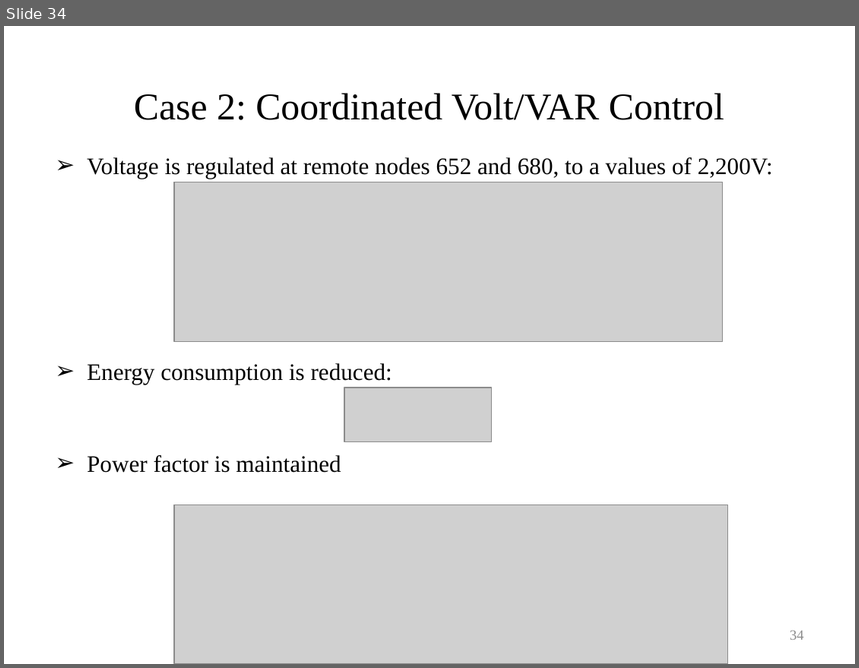
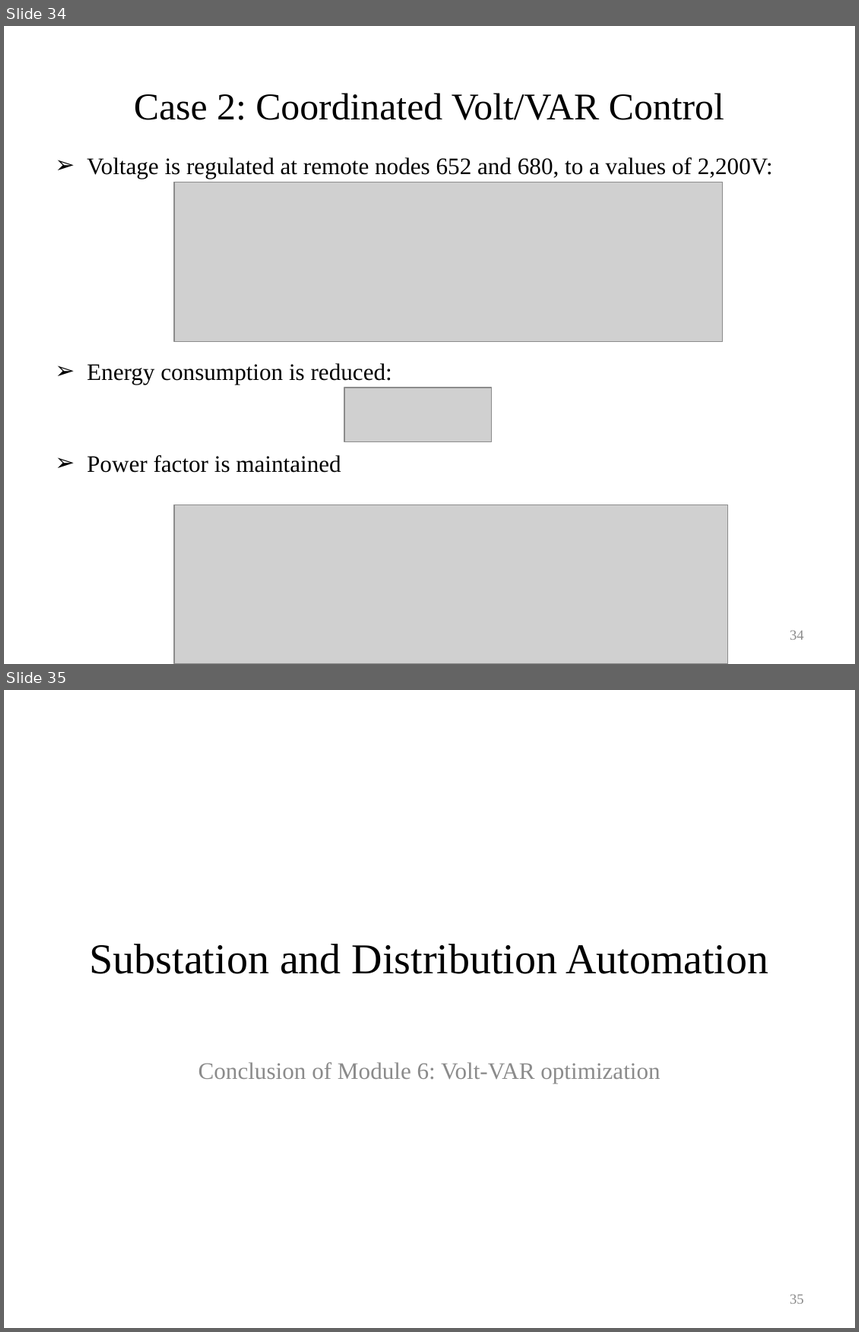
Before and after one commit to gridlab-d/course, a slide deck: University of Washington Class/Module 6 - Volt-VAR optimization.pptx. Shown one above the other, each under a label of ours: slide 34 before the commit, slides 34 and 35 after it. The pictures are 859x668 and 859x1332 pixels, drawn with LibreOffice and Linux fonts; fonts in the diff are those of the drawing; grey boxes stand for pictures; background and template pictures are left out. Boxes give left, top, right and bottom in pixels: in the first picture for what was removed or moved away, otherwise in the second. Text is boxed around its words. In the diff, an @@ line names an element or a change of style, - is before the commit and + after.

```diff
--- a/University of Washington Class/Module 6 - Volt-VAR optimization.pptx
+++ b/University of Washington Class/Module 6 - Volt-VAR optimization.pptx
@@ slide 35 added at (4,690,855,1328), background #FFFFFF @@
@@ title added at (90,944,769,974), 36 pt, text #000000 @@
+Substation and Distribution Automation
@@ subtitle added at (199,1062,660,1084), 20 pt, text #8C8C8C @@
+Conclusion of Module 6: Volt-VAR optimization
@@ page number added at (790,1295,804,1304), 12 pt, text #8C8C8C @@
+35
```
Also in this commit, not shown: 1 slide removed, 4 other files.
